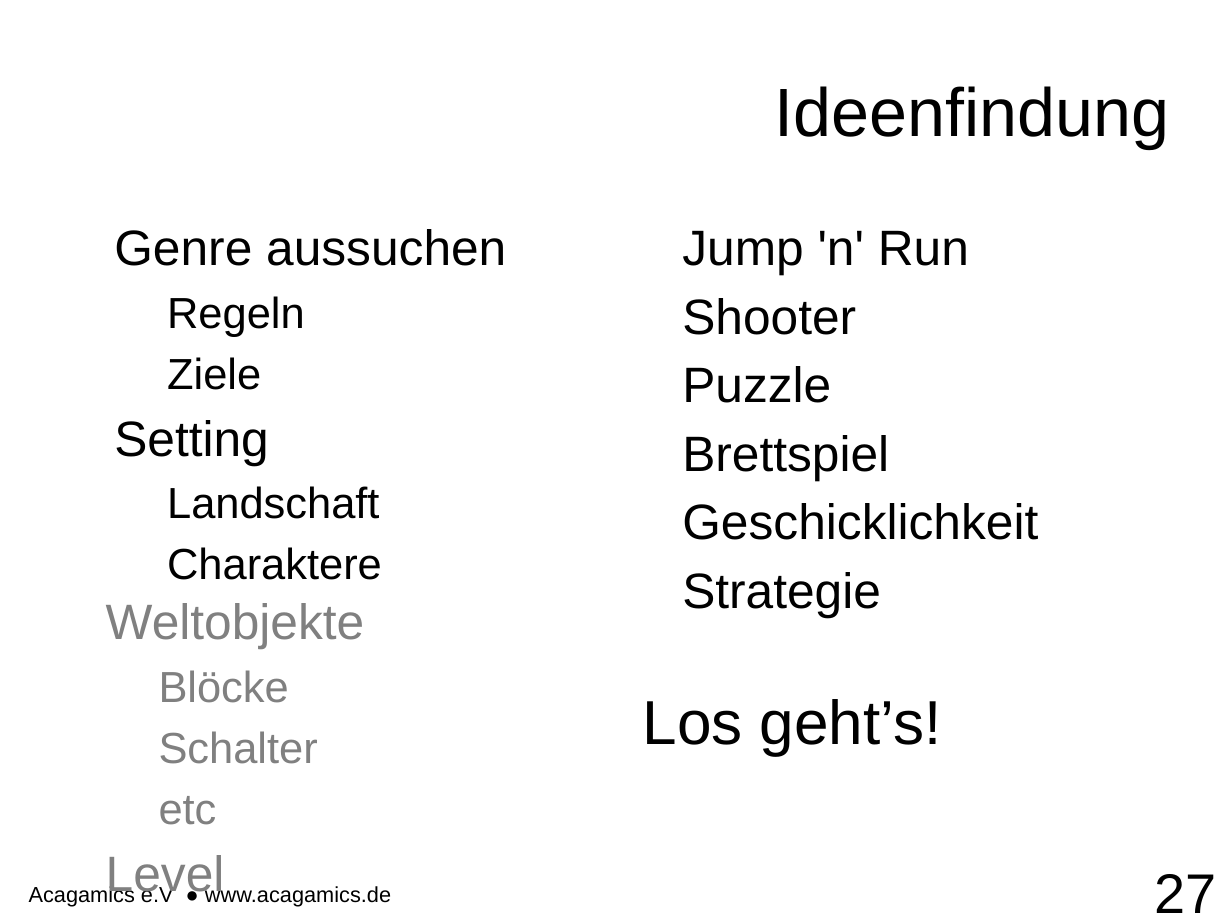
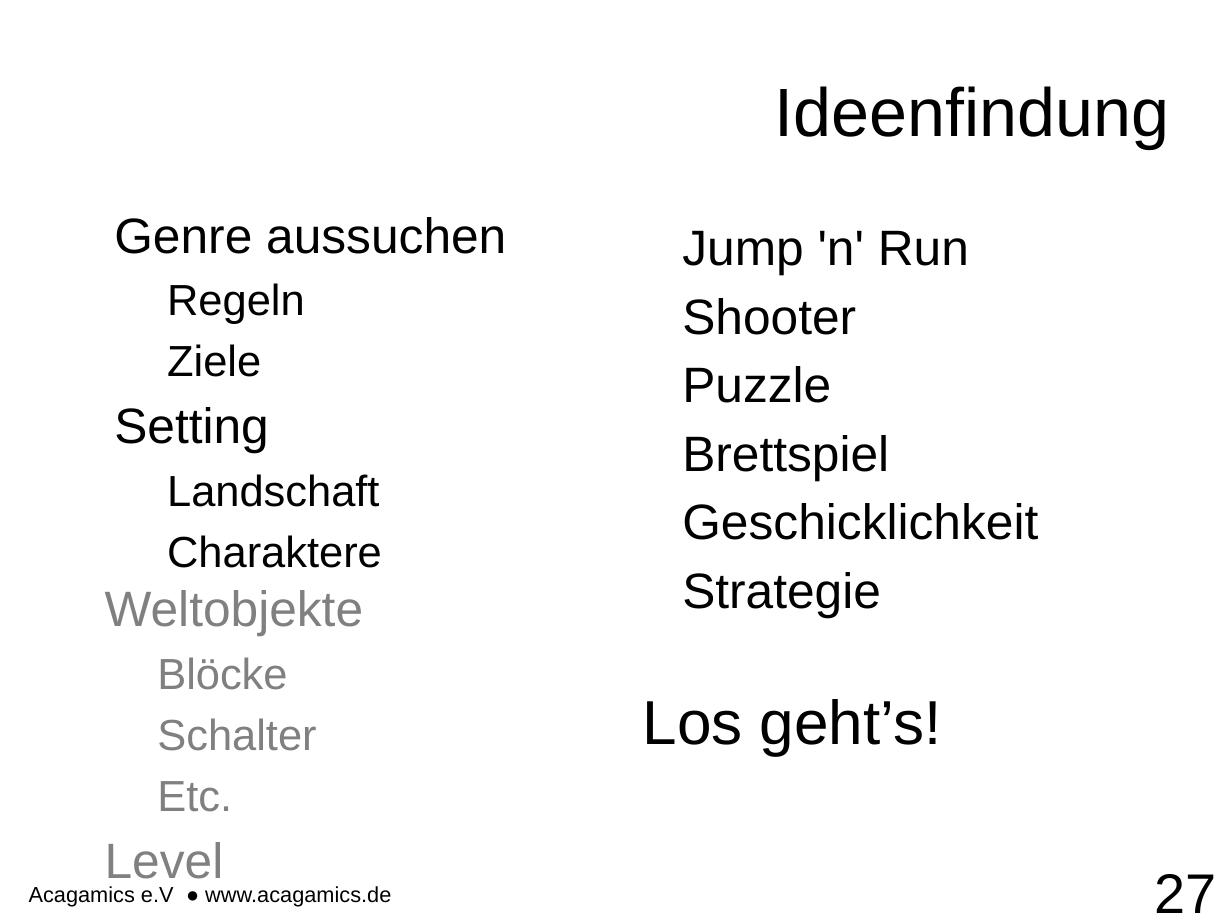
Before and after one commit to endert/Intro2D, a slide deck: slide 27 of 1. Vorlesung 20.10.14/1. VorstellungIntro2D.odp. Drawn at 1232x924 pixels with LibreOffice and Linux fonts; fonts in the diff are those of the drawing; background and template pictures are left out. Boxes give left, top, right and bottom in pixels: in the first picture for what was removed or moved away, otherwise in the second. Text is boxed around its words. In the diff, an @@ line names an element or a change of style, - is before the commit and + after.

```diff
--- a/1. Vorlesung 20.10.14/1. VorstellungIntro2D.odp
+++ b/1. Vorlesung 20.10.14/1. VorstellungIntro2D.odp
@@ text "Genre aussuchen": place and size @@
-text "Genre aussuchen" at box(114, 229, 506, 580)
+text "Genre aussuchen" at box(114, 217, 506, 568)
@@ text "Weltobjekte": place and size @@
-text "Weltobjekte" at box(106, 603, 365, 901)
+text "Weltobjekte" at box(105, 590, 364, 888)
@@ text at box(157, 781, 232, 812): text changed @@
-  ● etc
+  ● Etc.
```
Also in this commit, not shown: 12 other slides changed, 1 other file.
